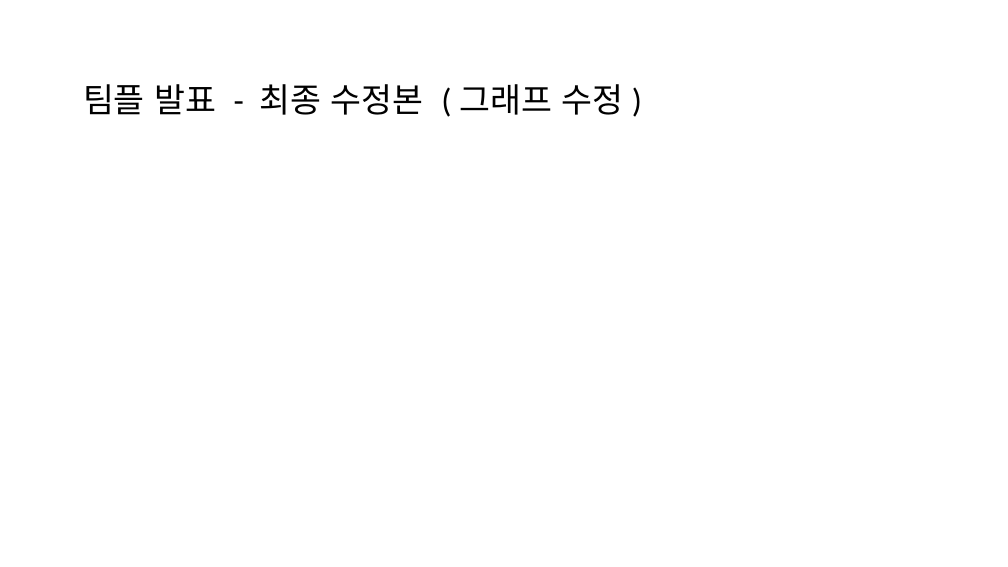
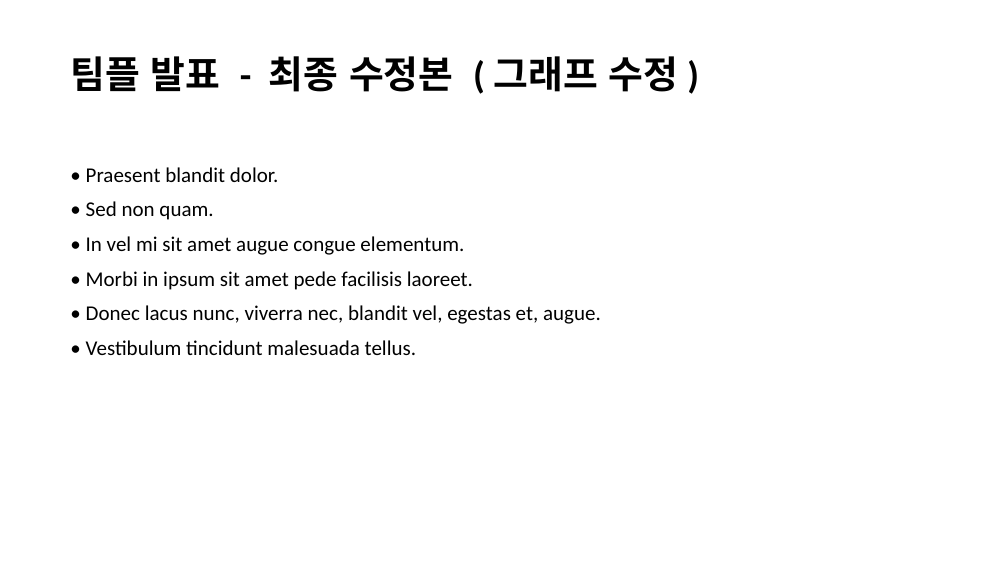
Before and after one commit to HanSatCode/NCP-Agentic-AI-Project, a slide deck: slide 1 of public/samples/demo/발표자료 최종수정.pptx. Drawn at 1008x567 pixels with LibreOffice and Linux fonts; fonts in the diff are those of the drawing. Boxes give left, top, right and bottom in pixels: in the first picture for what was removed or moved away, otherwise in the second. Text is boxed around its words. In the diff, an @@ line names an element or a change of style, - is before the commit and + after.

Commit message:
F-01-03 예시 파일 24개로 늘리고 본문 채우기
- 시연용 예시 8개 → 24개: 기획안(파일명 날짜), 설문지(ver 번호), 대본(찐최종·수정본),
  포스터(수정 날짜만), 자료조사(중복을 빼면 1개) 그룹과 단독 파일 2개 추가 (D-34)
- 결과: 그룹 7개 · 단독 3개 · 중복 2개, [최신 파일만]은 10개 (expected.json)
- 미리보기가 비어 보이지 않게 로렘 입숨으로 본문 채움: docx 여러 문단, pptx 3장, pdf 한 쪽
- 예시 파일 수·본문이 바뀐 만큼 upload·metadata 테스트 수정

```diff
--- a/public/samples/demo/발표자료 최종수정.pptx
+++ b/public/samples/demo/발표자료 최종수정.pptx
@@ text "팀플 발표 - 최종 수정본 ...": place and size @@
-text "팀플 발표 - 최종 수정본 ..." at box(83, 84, 624, 115)
+text "팀플 발표 - 최종 수정본 ..." at box(70, 56, 679, 92)
@@ text "팀플 발표 - 최종 수정본 ..." at box(70, 56, 679, 92): size 32 to 36 pt, bold on; more space between paragraphs @@
@@ text added at box(86, 167, 601, 355), 20 pt, text #000000 @@
+• Praesent blandit dolor.
+• Sed non quam.
+• In vel mi sit amet augue congue elementum.
+• Morbi in ipsum sit amet pede facilisis laoreet.
+• Donec lacus nunc, viverra nec, blandit vel, egestas et, augue.
+• Vestibulum tincidunt malesuada tellus.
```
Also in this commit, not shown: 2 slides added, 37 other files.
